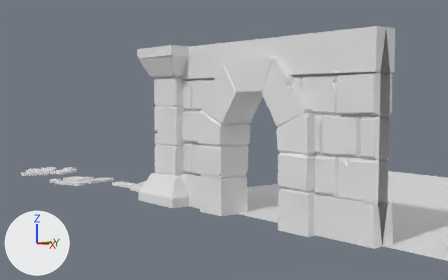
What one commit did to the Blender file Dungeon.blend.
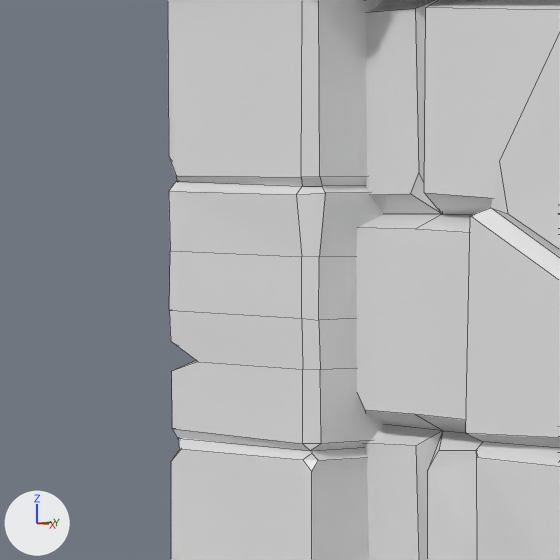
There are two pictures of each version: one from a 50 mm lens placed at (28.46, -18.79, 5.44), pointed at (0.46, 3.93, 3.03), one close up on the part from 29% to 47% of the width and 28% to 58% of the height. Lighting does not change. The marker at lower left points along +X, +Y and +Z. The close-ups show mesh edges as thin lines.

Names of what the first close-up shows: 'Doorway'.
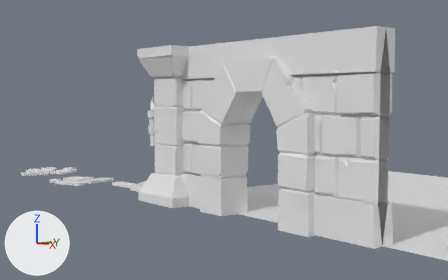
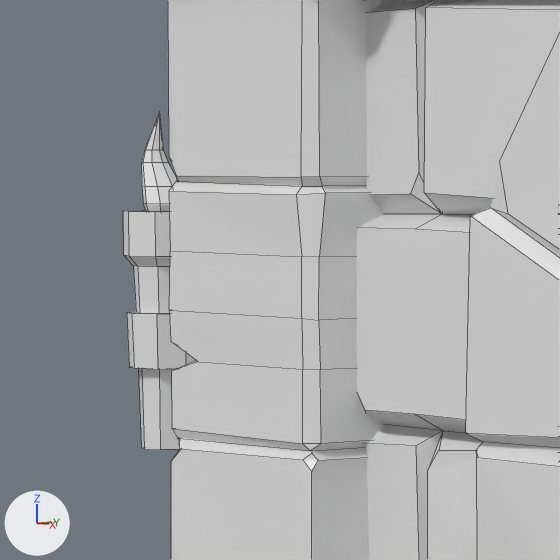
The edits, one by one:
Mesh me_cylinder is new.
It has 121 vertices, 115 faces and spans x -1.3..1.3, y -1.3..1.3, z -4.24..6.32.
Object 'Torch' (ob_torch) is new; it shows me_cylinder.
Its location is (-2.174, 0.807, 3.851).
Its scale is (0.273, 0.273, 0.273).

Where the change shows, as pixel boxes (x1, y1, x2, y2) in the close-ups (560 x 560 px):
'Torch', added
    after: (123, 113, 196, 450)
